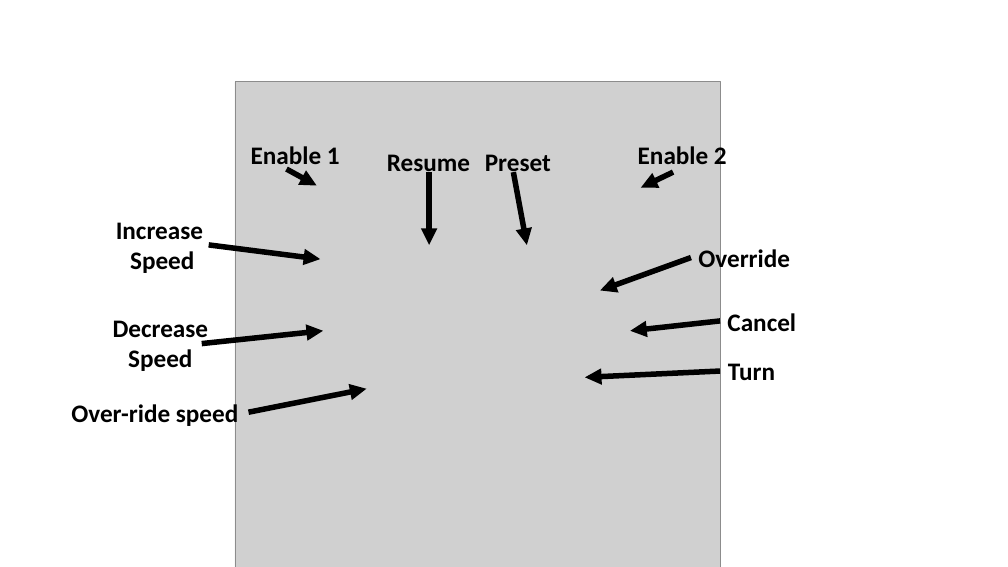
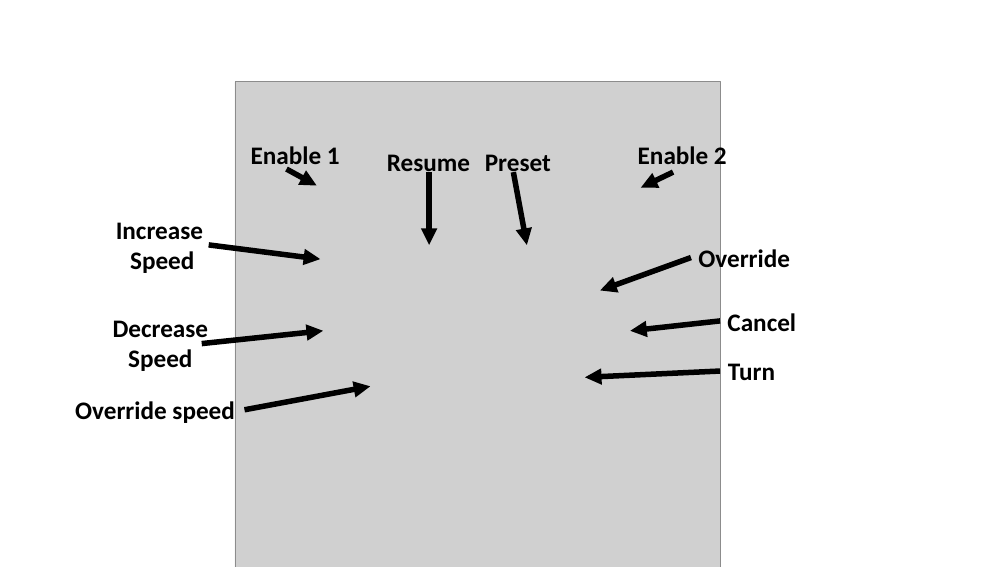
Before and after one commit to kmcgahee/Thesis, a slide deck: slide 2 of source/figures/thesis_figures.pptx. Drawn at 1008x567 pixels with LibreOffice and Linux fonts; fonts in the diff are those of the drawing; grey boxes stand for pictures. Boxes give left, top, right and bottom in pixels: in the first picture for what was removed or moved away, otherwise in the second. Text is boxed around its words. In the diff, an @@ line names an element or a change of style, - is before the commit and + after.

```diff
--- a/source/figures/thesis_figures.pptx
+++ b/source/figures/thesis_figures.pptx
@@ arrow moved from (249, 412) - (367, 389) to (244, 410) - (371, 386) @@
@@ text at box(75, 401, 234, 423): text changed @@
-Over-ride speed
+Override speed
```
Also in this commit, not shown: 1 slide added, 7 other files.
